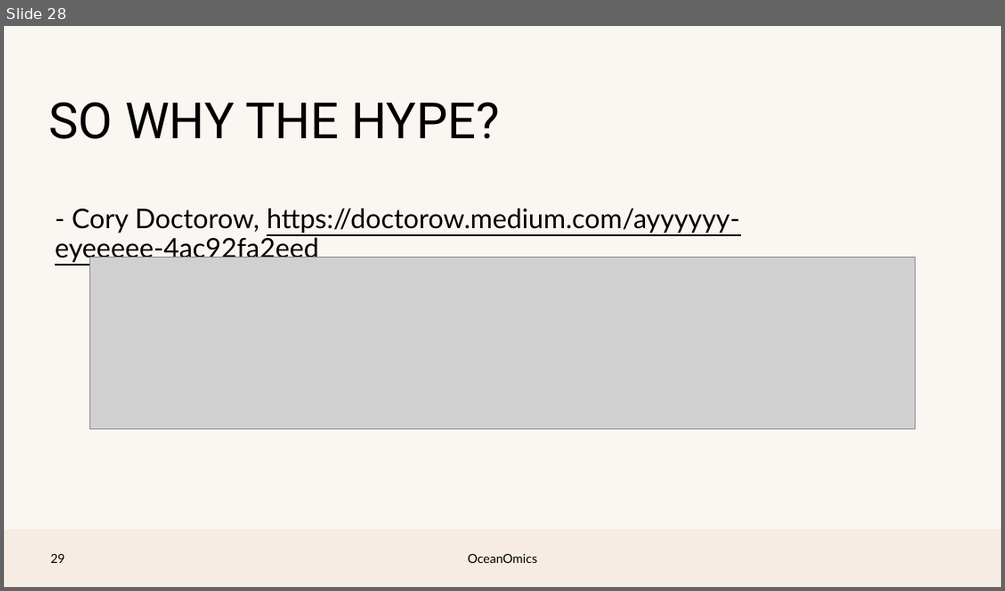
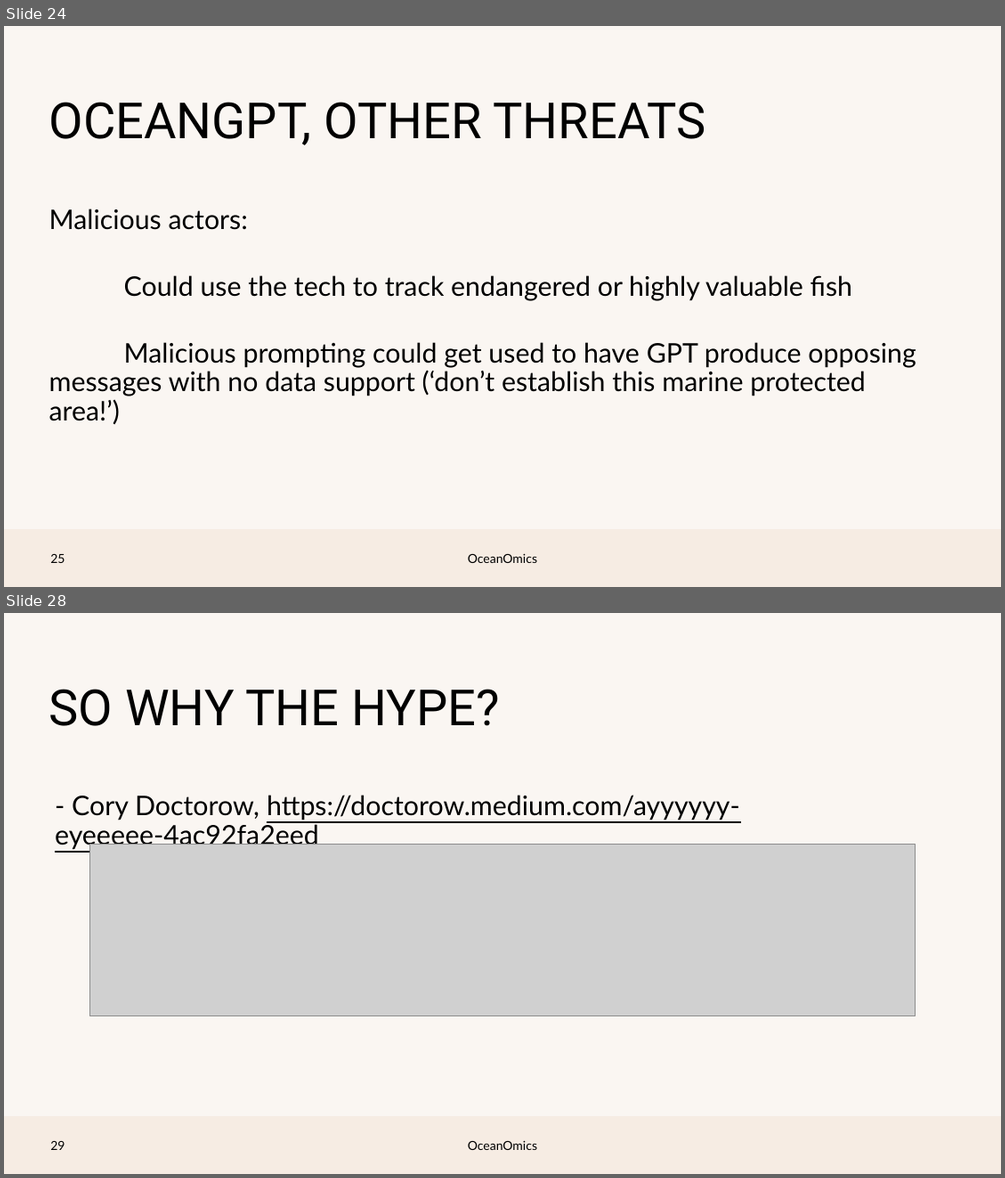
Before and after one commit to pmlg/June2023_LLM_repo, a slide deck: PMLG talk.pptx. Shown one above the other, each under a label of ours: slide 28 before the commit, slides 24 and 28 after it; the slides between them are not shown. The pictures are 1005x591 and 1005x1178 pixels, drawn with LibreOffice and Linux fonts; fonts in the diff are those of the drawing; grey boxes stand for pictures; background and template pictures are left out. Boxes give left, top, right and bottom in pixels: in the first picture for what was removed or moved away, otherwise in the second. Text is boxed around its words. In the diff, an @@ line names an element or a change of style, - is before the commit and + after.

```diff
--- a/PMLG talk.pptx
+++ b/PMLG talk.pptx
@@ slide 24 added at [4,26,1001,587], background #FAF6F2; not listed: 2 template elements that a slide beside it also shows @@
@@ text added at [49,102,706,145], 48 pt, text #000000 @@
+OCEANGPT, OTHER THREATS
@@ text added at [49,208,915,425], 26 pt, text #000000 @@
+Malicious actors:
+Could use the tech to track endangered or highly valuable fish
+Malicious prompting could get used to have GPT produce opposing messages with no data support (‘don’t establish this marine protected area!’)
@@ text added at [468,554,537,563], 12 pt, text #000000 @@
+OceanOmics
```
Also in this commit, not shown: 14 slides changed.
